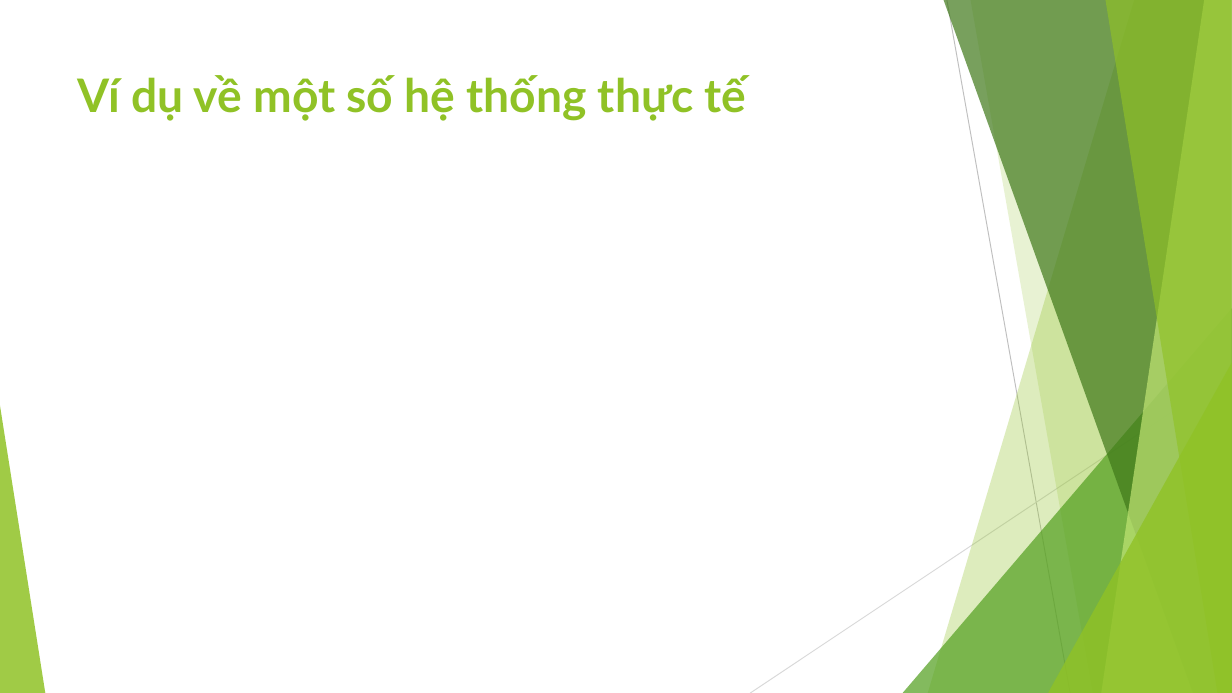
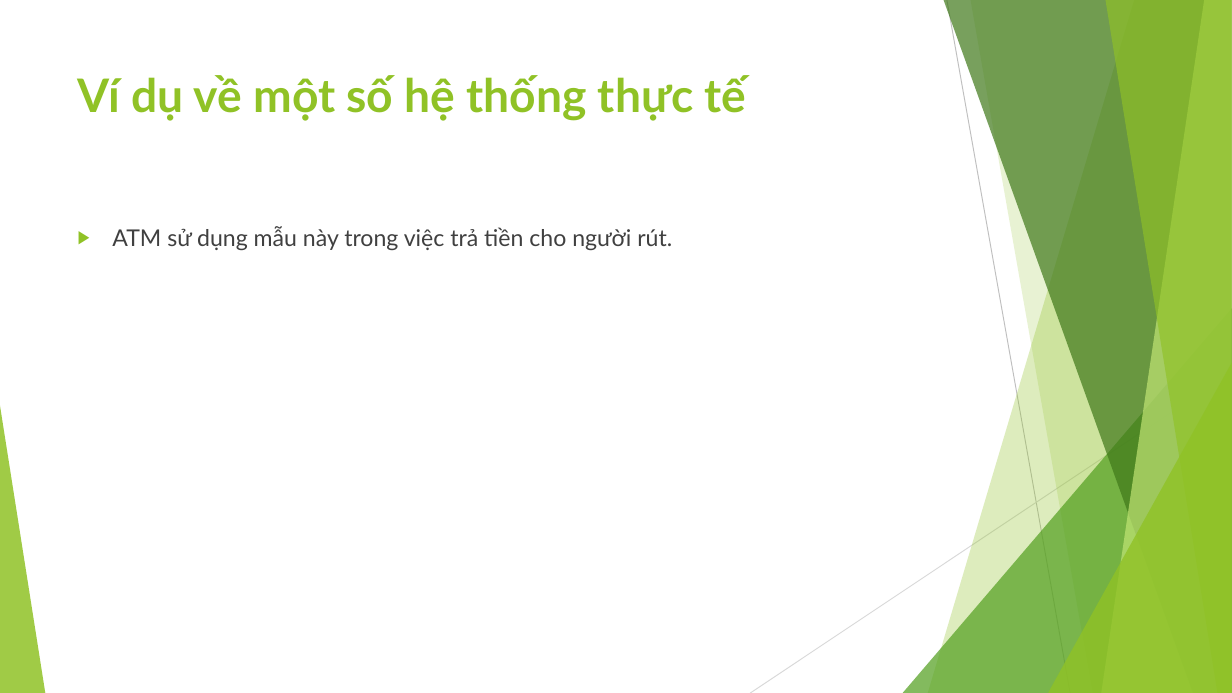
Before and after one commit to ChrisJamison/design_pattern, a slide deck: slide 10 of Báo cáo cuối kỳ/13. Chain of Responsibility/Slide.pptx (slide 12 before the commit). Drawn at 1232x693 pixels with LibreOffice and Linux fonts; fonts in the diff are those of the drawing. Boxes give left, top, right and bottom in pixels: in the first picture for what was removed or moved away, otherwise in the second. Text is boxed around its words. In the diff, an @@ line names an element or a change of style, - is before the commit and + after.

```diff
--- a/Báo cáo cuối kỳ/13. Chain of Responsibility/Slide.pptx
+++ b/Báo cáo cuối kỳ/13. Chain of Responsibility/Slide.pptx
@@ text added at (x1=112, y1=226, x2=672, y2=250), 18 pt, text #404040 @@
+▶ ATM sử dụng mẫu này trong việc trả tiền cho người rút.
```
Also in this commit, not shown: 9 other slides changed, 1 slide added, 2 slides removed, 13 other files.
